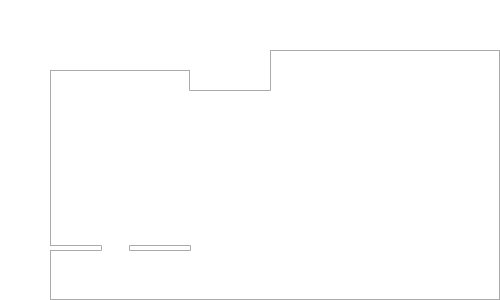
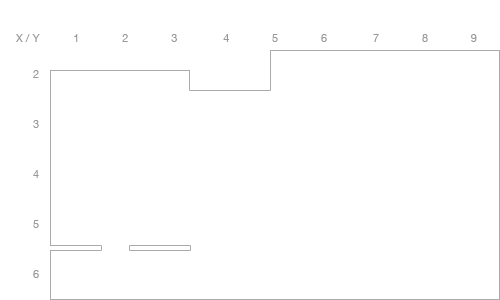
Before/after of a 500 × 300 layered artwork. What changed in the layer stack:
added layer "X / Y 1 2 3 4" above "2 3 4 5 6" over [15, 34, 477, 42]
added layer "2 3 4 5 6" above "Rectangle 3" over [33, 70, 39, 278]
